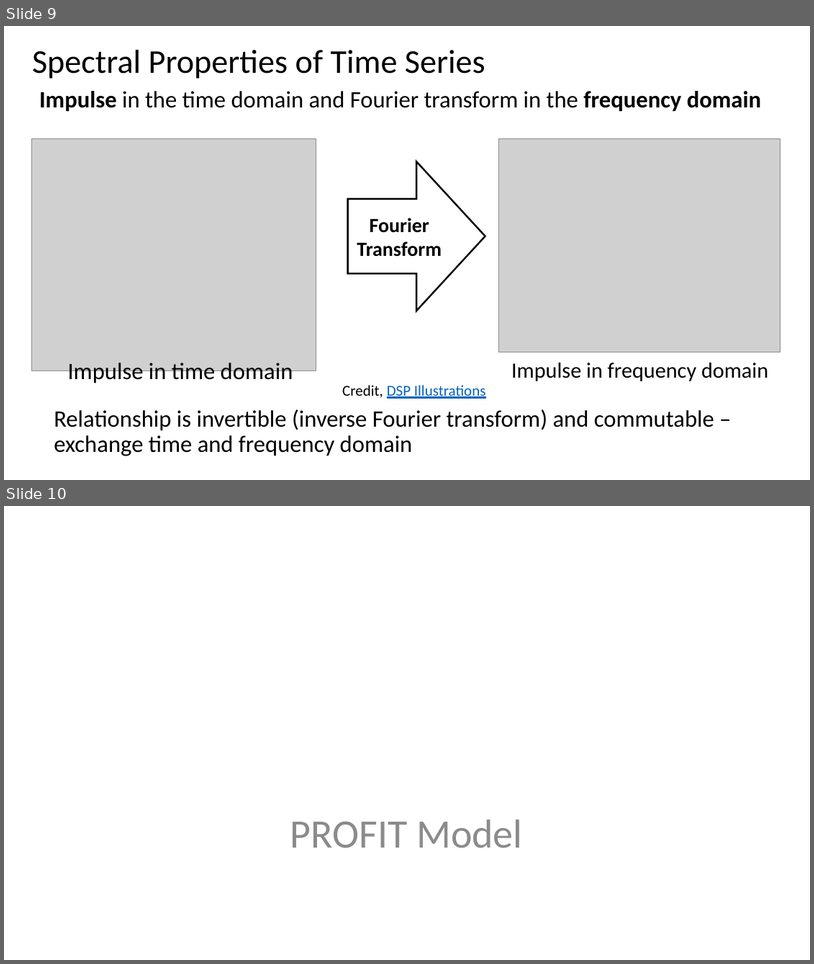
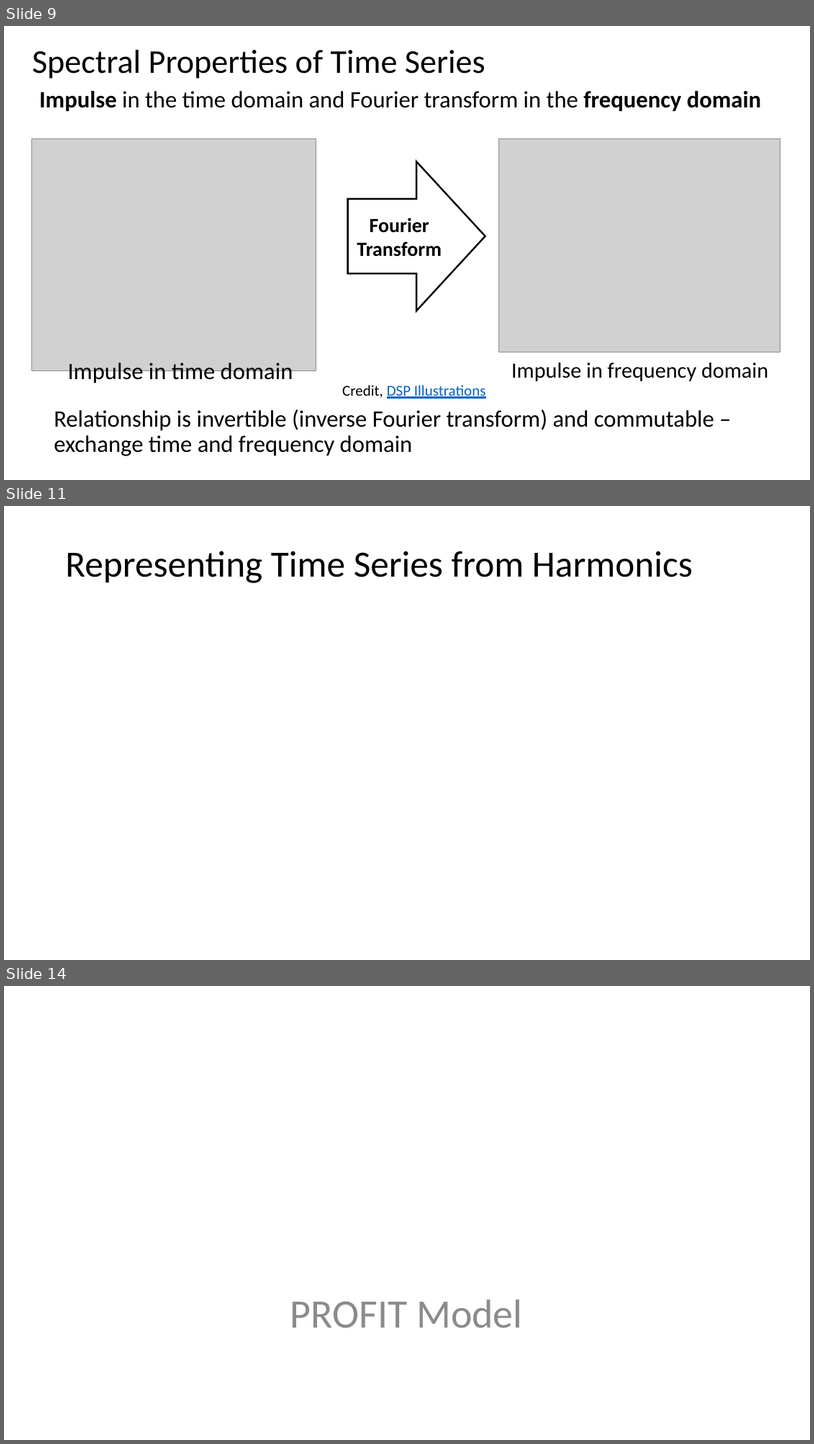
Before and after one commit to StephenElston/CSCI-E-83, a slide deck: LectureSlides/14_ComplexTimeSeries.pptx. Shown one above the other, each under a label of ours: slides 9 and 10 before the commit, slides 9, 11 and 14 after it; the slides between them are not shown. The pictures are 814x964 and 814x1444 pixels, drawn with LibreOffice and Linux fonts; fonts in the diff are those of the drawing; grey boxes stand for pictures. Boxes give left, top, right and bottom in pixels: in the first picture for what was removed or moved away, otherwise in the second. Text is boxed around its words. In the diff, an @@ line names an element or a change of style, - is before the commit and + after.

```diff
--- a/LectureSlides/14_ComplexTimeSeries.pptx
+++ b/LectureSlides/14_ComplexTimeSeries.pptx
@@ slide 11 added at [4, 506, 810, 960], background #FFFFFF @@
@@ title added at [65, 551, 693, 583], 44 pt, text #000000 @@
+Representing Time Series from Harmonics
@@ what was slide 10 is now slide 14 @@
```
Also in this commit, not shown: 4 slides changed, 6 other slides added.
